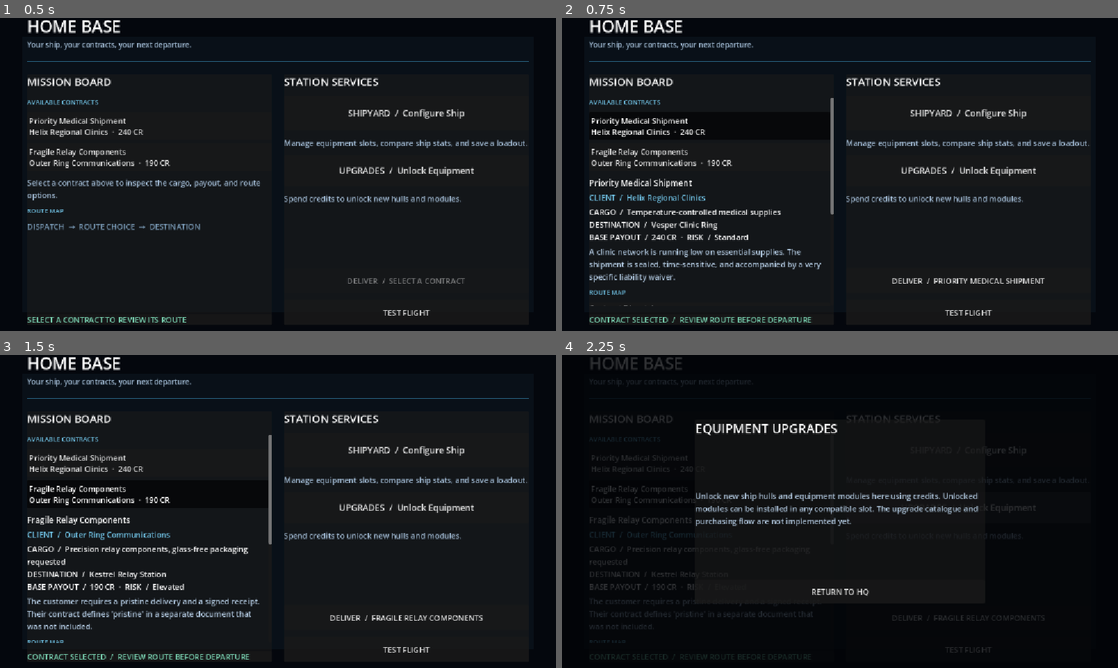
Above: before the commit, frames 1-4 (two rows, left to right).
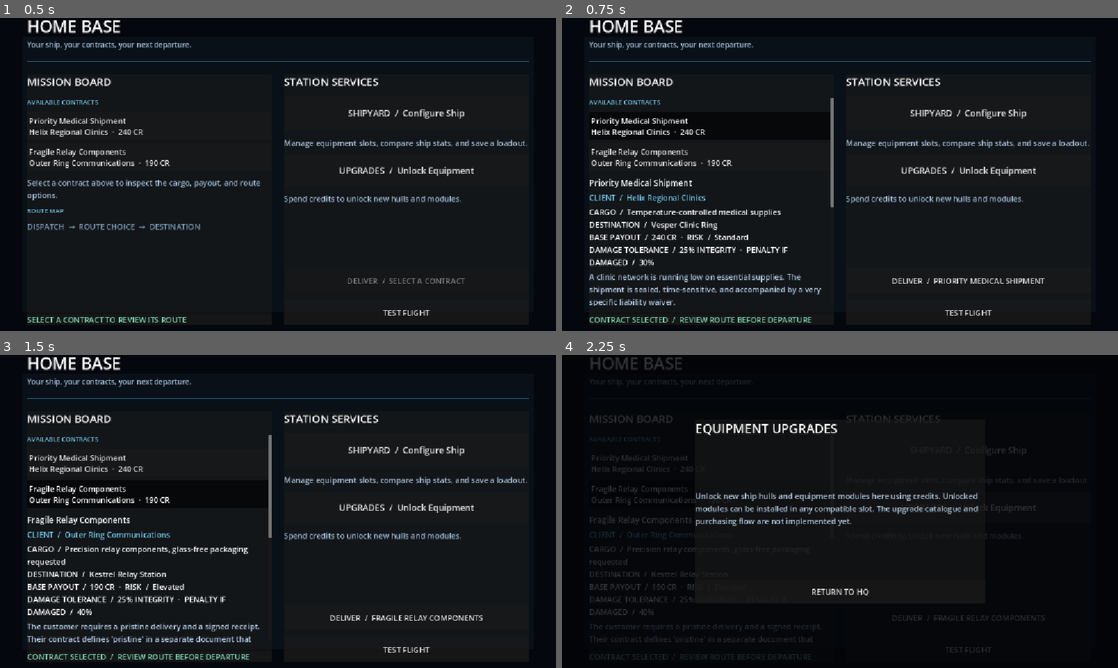
Above: after the commit, the same moments.

Repository: Bbran4/SpaceDelivery
Game: Godot game, scene res://scenes/hq.tscn
Two runs of this game, one before a commit and one after it. Both use one fixed random seed, a clock stepped at 60 frames per second and the inputs below.
Inputs:
- Up to frame 1 (0.5 s): no input
- Up to frame 2 (0.75 s): click "Priority Medical Shipment Hel…" at 0.5 s
- Up to frame 3 (1.5 s): click "Fragile Relay Components Oute…" at 1.25 s
- Up to frame 4 (2.25 s): click "UPGRADES / Unlock Equipment" at 2 s

Frame 1 is identical in both runs. In frame 2, 2.5% of the frame differs, in the area x 4-49%, y 60-92%; in frame 3, 2.4%; in frame 4, 0.5%.

Commit message:
Show cargo handling requirements on mission board

Diff:
--- a/scripts/hq.gd
+++ b/scripts/hq.gd
@@ -191,11 +191,13 @@
 	selected_details.add_child(client_label)
 
 	var cargo_label: Label = Label.new()
-	cargo_label.text = "CARGO  /  %s\nDESTINATION  /  %s\nBASE PAYOUT  /  %d CR  ·  RISK  /  %s" % [
+	cargo_label.text = "CARGO  /  %s\nDESTINATION  /  %s\nBASE PAYOUT  /  %d CR  ·  RISK  /  %s\nDAMAGE TOLERANCE  /  %d%% INTEGRITY  ·  PENALTY IF DAMAGED  /  %d%%" % [
 		selected_mission.cargo_description,
 		selected_mission.destination_name,
 		selected_mission.base_reward_credits,
 		selected_mission.risk_label,
+		25,
+		selected_mission.damaged_cargo_payout_penalty_percent,
 	]
 	cargo_label.autowrap_mode = TextServer.AUTOWRAP_WORD_SMART
 	selected_details.add_child(cargo_label)
